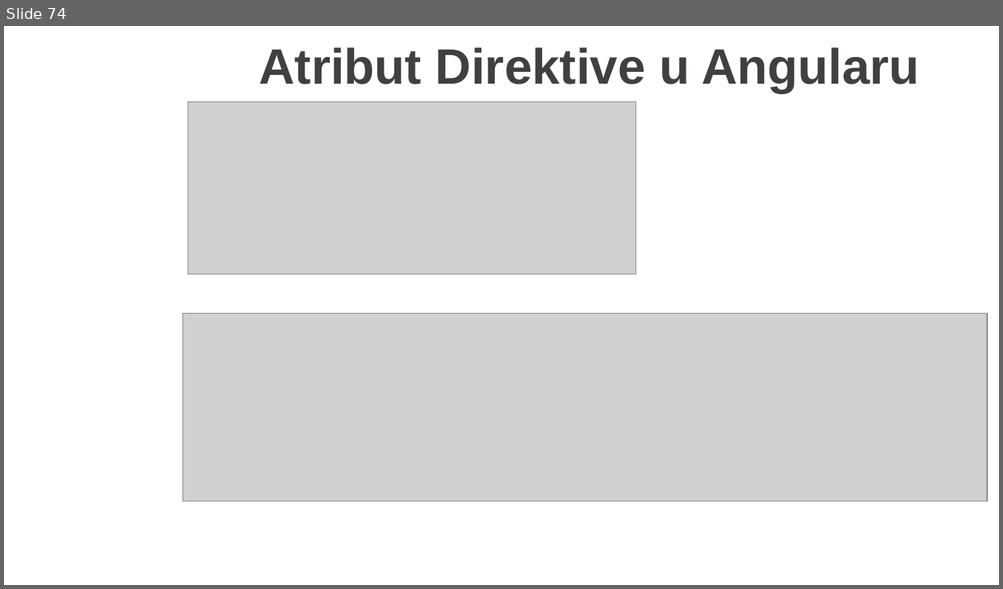
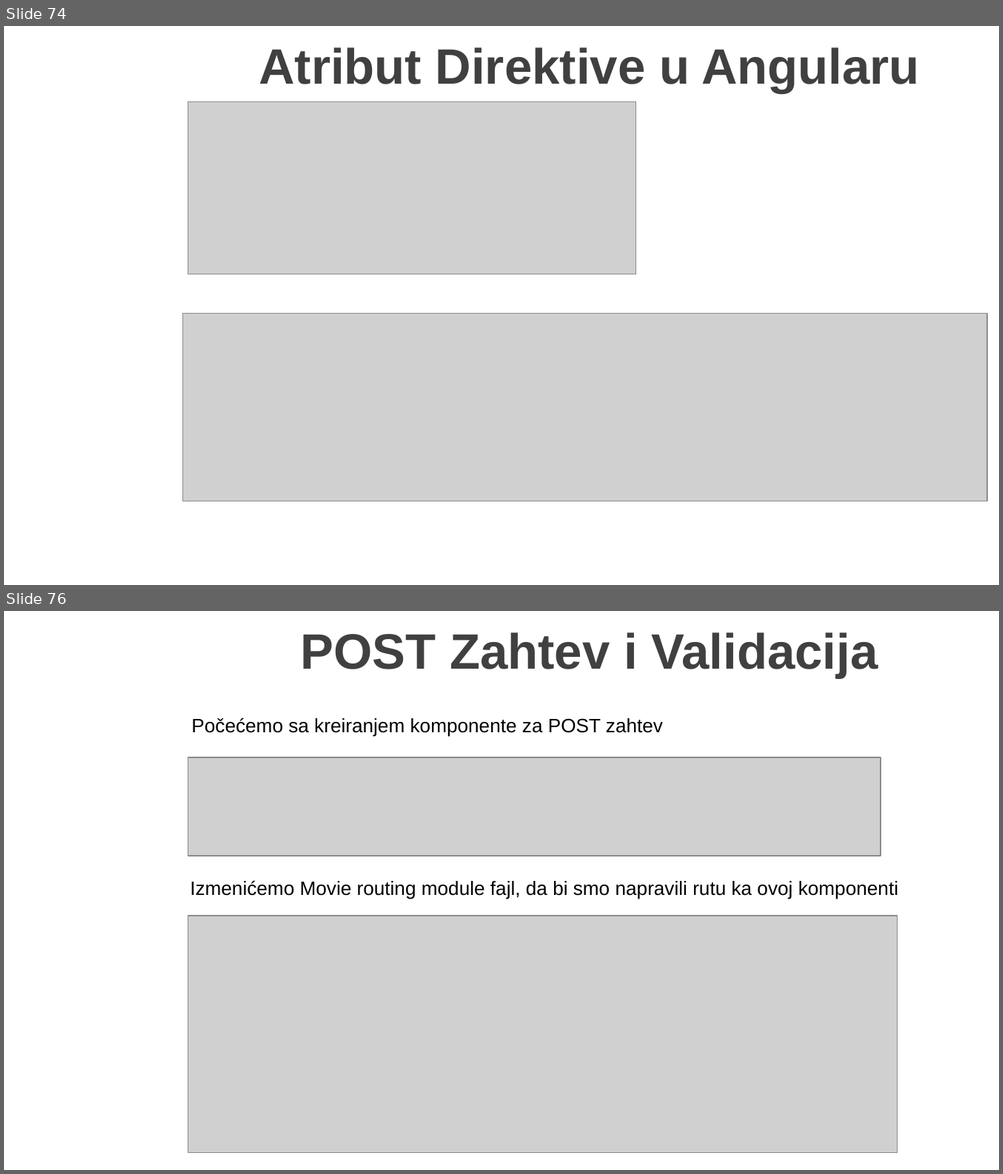
Before and after one commit to MarinkoSpasojevic/predavanje-netcore-angular, a slide deck: .NET Core i Angular Web Dev.pptx. Shown one above the other, each under a label of ours: slide 74 before the commit, slides 74 and 76 after it; the slides between them are not shown. The pictures are 1003x589 and 1003x1174 pixels, drawn with LibreOffice and Linux fonts; fonts in the diff are those of the drawing; grey boxes stand for pictures; background and template pictures are left out. Boxes give left, top, right and bottom in pixels: in the first picture for what was removed or moved away, otherwise in the second. Text is boxed around its words. In the diff, an @@ line names an element or a change of style, - is before the commit and + after.

```diff
--- a/.NET Core i Angular Web Dev.pptx
+++ b/.NET Core i Angular Web Dev.pptx
@@ slide 76 added at (4, 611, 999, 1170), background picture (left out) @@
@@ title added at (301, 632, 877, 678), 36 pt, text #404040, bold @@
+POST Zahtev i Validacija
@@ text added at (191, 718, 663, 737), 14 pt, text #000000 @@
+Počećemo sa kreiranjem komponente za POST zahtev
@@ picture added at (188, 758, 880, 856) @@
@@ text added at (190, 880, 898, 900), 14 pt, text #000000 @@
+Izmenićemo Movie routing module fajl, da bi smo napravili rutu ka ovoj komponenti
@@ picture added at (188, 917, 897, 1154) @@
```
Also in this commit, not shown: 13 other slides added, 11 other files.
